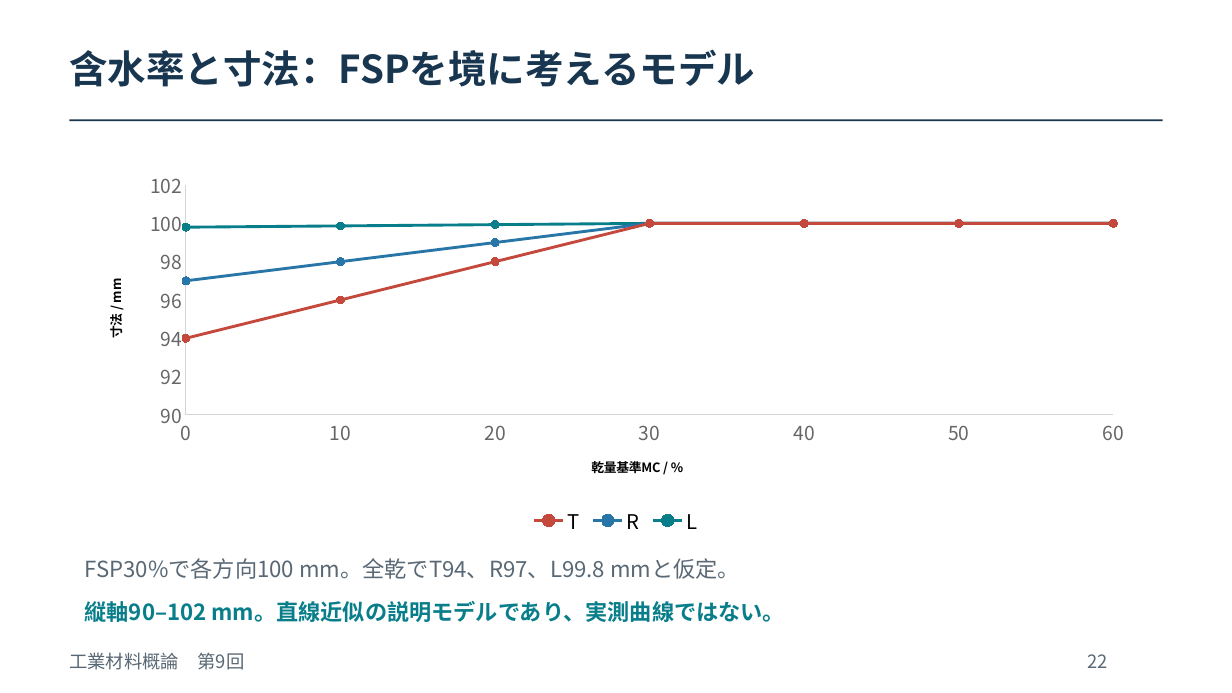
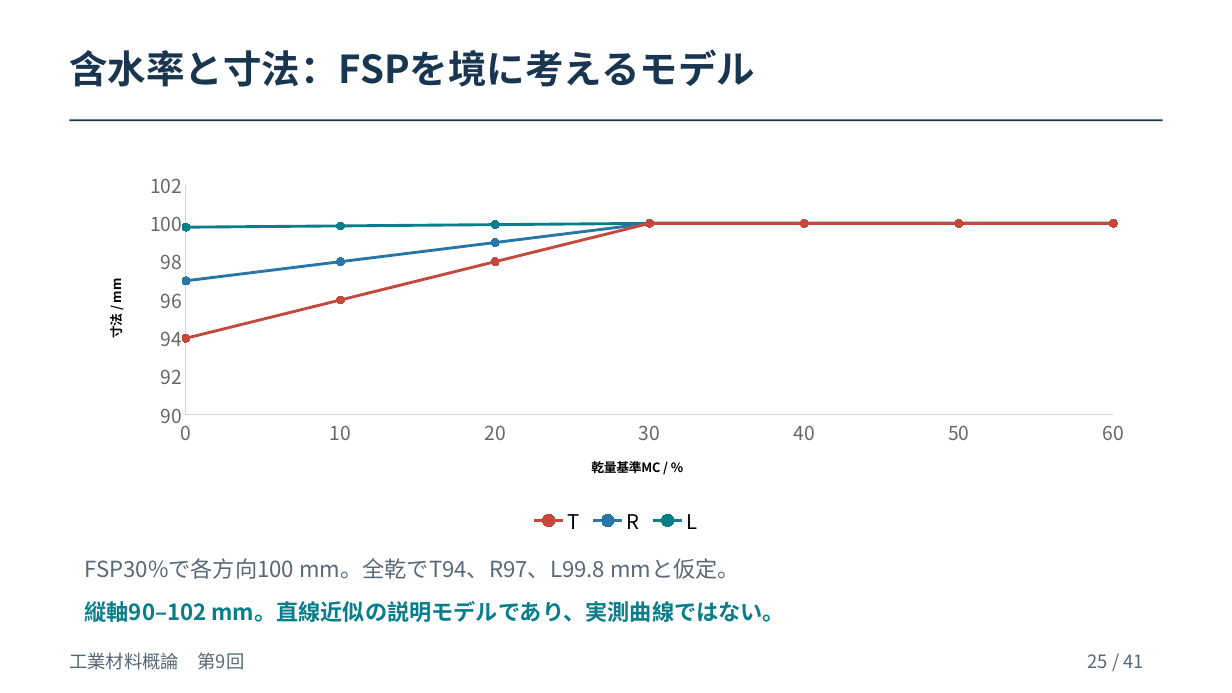
Before and after one commit to zooc-14calbp/industrial-materials-course, a slide deck: slide 25 of 学生用/第09回/09_授業スライド.pptx (slide 22 before the commit). Drawn at 1232x693 pixels with LibreOffice and Linux fonts; fonts in the diff are those of the drawing. Boxes give left, top, right and bottom in pixels: in the first picture for what was removed or moved away, otherwise in the second. Text is boxed around its words. In the diff, an @@ line names an element or a change of style, - is before the commit and + after.

```diff
--- a/学生用/第09回/09_授業スライド.pptx
+++ b/学生用/第09回/09_授業スライド.pptx
@@ text at bbox=[1088, 654, 1143, 668]: text changed @@
-22
+25 / 41
```
Also in this commit, not shown: 29 other slides changed, 10 slides added, 1 slide removed, 5 other files.
